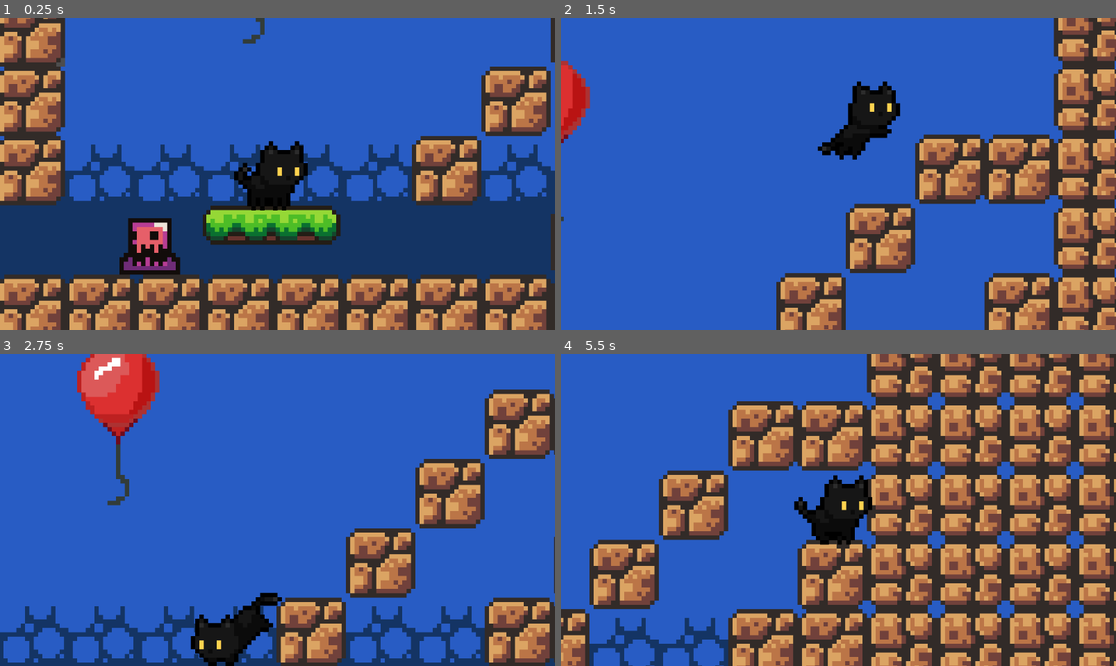
Above: before the commit, frames 1-4 (two rows, left to right).
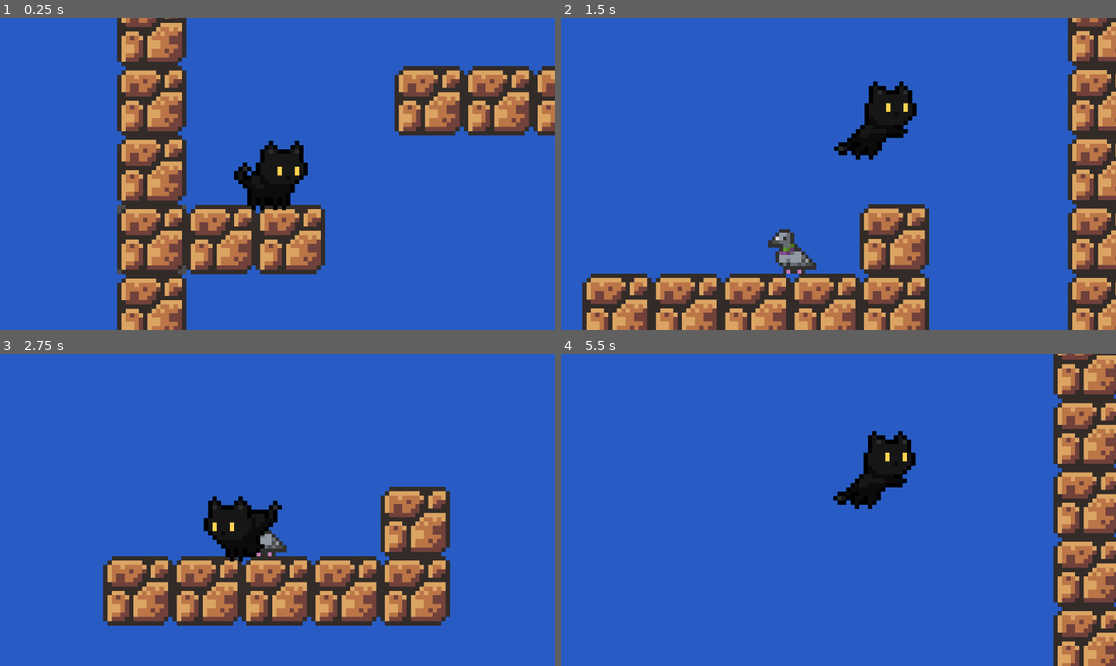
Above: after the commit, the same moments.

Repository: madgustoo/catja
Game: Godot game, scene res://main.tscn
Same seed, same stepped clock (60 frames per second), same inputs: the game is played once before the commit and once after it.
Inputs:
- Up to frame 1 (0.25 s): no input
- Up to frame 2 (1.5 s): hold Right (move_right) from 0.53 s (still down); tap Space (jump) at 0.6, 0.77, 1.07, 1.35 s
- Up to frame 3 (2.75 s): tap Space (jump) at 1.52, 1.82, 2.1 s; release Right (move_right) at 2.03 s; hold Left (move_left) from 2.03 s (still down)
- Up to frame 4 (5.5 s): release Left (move_left) at 2.78 s; hold Right (move_right) 2.78-4.28 s; tap Space (jump) at 2.85, 3.02, 3.32, 3.6, 3.77, 4.07, 4.35, 4.52, 4.82, 5.1 s; hold Left (move_left) 4.28-5.03 s; hold Right (move_right) from 5.03 s (still down)

The runs differ from the first frame. In frame 1, 67% of the frame differs, in the area x 0-100%, y 0-100%; in frame 2, 32%; in frame 3, 36%; in frame 4, 62%.

Commit message:
Added the bird

Diff:
--- /dev/null
+++ b/bird.gd
@@ -0,0 +1,60 @@
+extends CharacterBody2D
+
+@onready var animated_sprite: AnimatedSprite2D = $AnimatedSprite2D
+@onready var ray_cast_down: RayCast2D = $RayCastDown
+@onready var ray_cast_right: RayCast2D = $RayCastRight
+@onready var ray_cast_left: RayCast2D = $RayCastLeft
+
+enum State {
+	NORMAL,
+	FLYING,
+	FALLING
+}
+
+var state = State.NORMAL
+var direction = 1
+
+const SPEED = 50.0
+const JUMP_VELOCITY = -400.0
+const SMALL_JUMP = -100
+
+var jump_timer = 0.0
+var jump_interval_time = 1 # Time in seconds
+
+func _ready() -> void:
+	animated_sprite.flip_h = direction < 0
+
+func _physics_process(delta: float) -> void:
+	if not is_on_floor():
+		velocity += get_gravity() * delta
+	else:
+		velocity.x = 0
+
+	if ray_cast_right.is_colliding():
+		direction = -1
+	if ray_cast_left.is_colliding():
+		direction = 1
+
+	match state:
+		State.NORMAL:
+			animated_sprite.play("idle")
+			# Small hops
+			jump_timer -= delta
+			if jump_timer <= 0.0:
+				jump_timer = jump_interval_time
+				velocity.y = SMALL_JUMP
+				velocity.x = SPEED * direction
+			if !ray_cast_down.is_colliding():
+				state = State.FALLING
+		State.FALLING:
+			animated_sprite.play("flight")
+			if ray_cast_down.is_colliding():
+				state = State.NORMAL
+
+	animated_sprite.flip_h = direction < 0
+
+	move_and_slide()
+
+func _on_area_2d_body_entered(body: Node2D) -> void:
+	if body.is_in_group("Player"):
+		pass
--- a/bird.tscn
+++ b/bird.tscn
@@ -1,91 +1,62 @@
-[gd_scene load_steps=26 format=3 uid="uid://ddlmraiurij7u"]
+[gd_scene load_steps=18 format=3 uid="uid://ddlmraiurij7u"]
 
-[ext_resource type="Script" path="res://bird.gd" id="1_crnqq"]
-[ext_resource type="Texture2D" path="res://assets/sprites/bird/Pidgeon Sprite Sheet.png" id="2_j88tq"]
+[ext_resource type="Texture2D" uid="uid://dvumf42k5n3s" path="res://assets/sprites/pigeon.png" id="1_g5k2s"]
+[ext_resource type="Script" uid="uid://gkgmulgpj2n2" path="res://bird.gd" id="2_crnqq"]
+
+[sub_resource type="AtlasTexture" id="AtlasTexture_g5k2s"]
+atlas = ExtResource("1_g5k2s")
+region = Rect2(0, 96, 32, 32)
 
 [sub_resource type="AtlasTexture" id="AtlasTexture_cchwj"]
-atlas = ExtResource("2_j88tq")
-region = Rect2(0, 96, 32, 32)
+atlas = ExtResource("1_g5k2s")
+region = Rect2(32, 96, 32, 32)
 
 [sub_resource type="AtlasTexture" id="AtlasTexture_6ljjq"]
-atlas = ExtResource("2_j88tq")
-region = Rect2(32, 96, 32, 32)
+atlas = ExtResource("1_g5k2s")
+region = Rect2(64, 96, 32, 32)
 
 [sub_resource type="AtlasTexture" id="AtlasTexture_axl6x"]
-atlas = ExtResource("2_j88tq")
-region = Rect2(64, 96, 32, 32)
+atlas = ExtResource("1_g5k2s")
+region = Rect2(96, 96, 32, 32)
+
+[sub_resource type="AtlasTexture" id="AtlasTexture_crnqq"]
+atlas = ExtResource("1_g5k2s")
+region = Rect2(0, 0, 32, 32)
+
+[sub_resource type="AtlasTexture" id="AtlasTexture_j88tq"]
+atlas = ExtResource("1_g5k2s")
+region = Rect2(32, 0, 32, 32)
+
+[sub_resource type="AtlasTexture" id="AtlasTexture_2o5yp"]
+atlas = ExtResource("1_g5k2s")
+region = Rect2(64, 0, 32, 32)
+
+[sub_resource type="AtlasTexture" id="AtlasTexture_k3v35"]
+atlas = ExtResource("1_g5k2s")
+region = Rect2(96, 0, 32, 32)
 
 [sub_resource type="AtlasTexture" id="AtlasTexture_yr30m"]
-atlas = ExtResource("2_j88tq")
-region = Rect2(96, 96, 32, 32)
-
-[sub_resource type="AtlasTexture" id="AtlasTexture_2o5yp"]
-atlas = ExtResource("2_j88tq")
-region = Rect2(0, 0, 32, 32)
-
-[sub_resource type="AtlasTexture" id="AtlasTexture_k3v35"]
-atlas = ExtResource("2_j88tq")
-region = Rect2(32, 0, 32, 32)
+atlas = ExtResource("1_g5k2s")
+region = Rect2(0, 32, 32, 32)
 
 [sub_resource type="AtlasTexture" id="AtlasTexture_6nk3w"]
-atlas = ExtResource("2_j88tq")
-region = Rect2(64, 0, 32, 32)
+atlas = ExtResource("1_g5k2s")
+region = Rect2(32, 32, 32, 32)
 
 [sub_resource type="AtlasTexture" id="AtlasTexture_w265n"]
-atlas = ExtResource("2_j88tq")
-region = Rect2(96, 0, 32, 32)
+atlas = ExtResource("1_g5k2s")
+region = Rect2(64, 32, 32, 32)
 
 [sub_resource type="AtlasTexture" id="AtlasTexture_l2t0q"]
-atlas = ExtResource("2_j88tq")
-region = Rect2(0, 64, 32, 32)
-
-[sub_resource type="AtlasTexture" id="AtlasTexture_vab2h"]
-atlas = ExtResource("2_j88tq")
-region = Rect2(32, 64, 32, 32)
-
-[sub_resource type="AtlasTexture" id="AtlasTexture_548is"]
-atlas = ExtResource("2_j88tq")
-region = Rect2(64, 64, 32, 32)
-
-[sub_resource type="AtlasTexture" id="AtlasTexture_f430k"]
-atlas = ExtResource("2_j88tq")
-region = Rect2(96, 64, 32, 32)
-
-[sub_resource type="AtlasTexture" id="AtlasTexture_bn747"]
-atlas = ExtResource("2_j88tq")
-region = Rect2(0, 32, 32, 32)
-
-[sub_resource type="AtlasTexture" id="AtlasTexture_vox6r"]
-atlas = ExtResource("2_j88tq")
-region = Rect2(32, 32, 32, 32)
-
-[sub_resource type="AtlasTexture" id="AtlasTexture_a7h38"]
-atlas = ExtResource("2_j88tq")
-region = Rect2(64, 32, 32, 32)
-
-[sub_resource type="AtlasTexture" id="AtlasTexture_81qbw"]
-atlas = ExtResource("2_j88tq")
-region = Rect2(0, 96, 32, 32)
-
-[sub_resource type="AtlasTexture" id="AtlasTexture_qnuwx"]
-atlas = ExtResource("2_j88tq")
-region = Rect2(32, 96, 32, 32)
-
-[sub_resource type="AtlasTexture" id="AtlasTexture_a6rnj"]
-atlas = ExtResource("2_j88tq")
-region = Rect2(0, 32, 32, 32)
-
-[sub_resource type="AtlasTexture" id="AtlasTexture_06prv"]
-atlas = ExtResource("2_j88tq")
-region = Rect2(64, 32, 32, 32)
-
-[sub_resource type="AtlasTexture" id="AtlasTexture_ixa13"]
-atlas = ExtResource("2_j88tq")
+atlas = ExtResource("1_g5k2s")
 region = Rect2(96, 32, 32, 32)
 
 [sub_resource type="SpriteFrames" id="SpriteFrames_gpy27"]
 animations = [{
 "frames": [{
+"duration": 1.0,
+"texture": SubResource("AtlasTexture_g5k2s")
+}, {
 "duration": 1.0,
 "texture": SubResource("AtlasTexture_cchwj")
 }, {
@@ -94,9 +65,6 @@
 }, {
 "duration": 1.0,
 "texture": SubResource("AtlasTexture_axl6x")
-}, {
-"duration": 1.0,
-"texture": SubResource("AtlasTexture_yr30m")
 }],
 "loop": true,
 "name": &"flight",
@@ -104,10 +72,24 @@
 }, {
 "frames": [{
 "duration": 1.0,
+"texture": SubResource("AtlasTexture_crnqq")
+}, {
+"duration": 1.0,
+"texture": SubResource("AtlasTexture_j88tq")
+}, {
+"duration": 1.0,
 "texture": SubResource("AtlasTexture_2o5yp")
 }, {
 "duration": 1.0,
 "texture": SubResource("AtlasTexture_k3v35")
+}],
+"loop": true,
+"name": &"idle",
+"speed": 6.0
+}, {
+"frames": [{
+"duration": 1.0,
+"texture": SubResource("AtlasTexture_yr30m")
 }, {
 "duration": 1.0,
 "texture": SubResource("AtlasTexture_6nk3w")
@@ -117,79 +99,49 @@
 }, {
 "duration": 1.0,
 "texture": SubResource("AtlasTexture_l2t0q")
-}, {
-"duration": 1.0,
-"texture": SubResource("AtlasTexture_vab2h")
-}, {
-"duration": 1.0,
-"texture": SubResource("AtlasTexture_548is")
-}, {
-"duration": 1.0,
-"texture": SubResource("AtlasTexture_f430k")
-}, {
-"duration": 1.0,
-"texture": SubResource("AtlasTexture_bn747")
-}],
-"loop": true,
-"name": &"idle",
-"speed": 10.0
-}, {
-"frames": [{
-"duration": 1.0,
-"texture": SubResource("AtlasTexture_vox6r")
-}, {
-"duration": 1.0,
-"texture": SubResource("AtlasTexture_a7h38")
-}, {
-"duration": 1.0,
-"texture": SubResource("AtlasTexture_81qbw")
-}, {
-"duration": 1.0,
-"texture": SubResource("AtlasTexture_qnuwx")
-}],
-"loop": false,
-"name": &"start_flight",
-"speed": 5.0
-}, {
-"frames": [{
-"duration": 1.0,
-"texture": SubResource("AtlasTexture_a6rnj")
-}, {
-"duration": 1.0,
-"texture": SubResource("AtlasTexture_06prv")
-}, {
-"duration": 1.0,
-"texture": SubResource("AtlasTexture_ixa13")
 }],
 "loop": true,
 "name": &"walk",
-"speed": 5.0
+"speed": 10.0
 }]
 
-[sub_resource type="CircleShape2D" id="CircleShape2D_s7npx"]
-radius = 18.1108
+[sub_resource type="CircleShape2D" id="CircleShape2D_6nk3w"]
+radius = 4.0
 
-[sub_resource type="RectangleShape2D" id="RectangleShape2D_tsvpm"]
-size = Vector2(13, 11)
+[sub_resource type="CircleShape2D" id="CircleShape2D_crnqq"]
+radius = 20.0
 
 [node name="bird" type="CharacterBody2D"]
-script = ExtResource("1_crnqq")
+scale = Vector2(0.85, 0.85)
+collision_layer = 16
+collision_mask = 4
+script = ExtResource("2_crnqq")
 
 [node name="AnimatedSprite2D" type="AnimatedSprite2D" parent="."]
 sprite_frames = SubResource("SpriteFrames_gpy27")
 animation = &"idle"
+autoplay = "idle"
+frame_progress = 0.229541
+
+[node name="CollisionShape2D" type="CollisionShape2D" parent="."]
+position = Vector2(0, 2)
+shape = SubResource("CircleShape2D_6nk3w")
 
 [node name="Area2D" type="Area2D" parent="."]
 
 [node name="CollisionShape2D" type="CollisionShape2D" parent="Area2D"]
-shape = SubResource("CircleShape2D_s7npx")
+shape = SubResource("CircleShape2D_crnqq")
 
-[node name="Timer" type="Timer" parent="."]
+[node name="RayCastDown" type="RayCast2D" parent="."]
+target_position = Vector2(0, 16)
+collision_mask = 4
 
-[node name="CollisionShape2D" type="CollisionShape2D" parent="."]
-position = Vector2(0.5, -0.5)
-shape = SubResource("RectangleShape2D_tsvpm")
+[node name="RayCastRight" type="RayCast2D" parent="."]
+target_position = Vector2(14, 0)
+collision_mask = 4
 
-[connection signal="tree_entered" from="Area2D/CollisionShape2D" to="." method="_on_detection_body_entered"]
-[connection signal="tree_exited" from="Area2D/CollisionShape2D" to="." method="_on_detection_body_exited"]
-[connection signal="timeout" from="Timer" to="." method="_on_idle_timer_timeout"]
+[node name="RayCastLeft" type="RayCast2D" parent="."]
+target_position = Vector2(-14, 0)
+collision_mask = 4
+
+[connection signal="body_entered" from="Area2D" to="." method="_on_area_2d_body_entered"]
--- a/main.tscn
+++ b/main.tscn
@@ -10,6 +10,7 @@
 [ext_resource type="FontFile" uid="uid://bu8sw67wna7op" path="res://assets/fonts/PixelOperator8.ttf" id="8_5vw27"]
 [ext_resource type="Script" uid="uid://bkpj5jswqoewa" path="res://scripts/game_manager.gd" id="9_kek77"]
 [ext_resource type="PackedScene" uid="uid://bm2im00bd07oa" path="res://balloon.tscn" id="10_4c57u"]
+[ext_resource type="PackedScene" uid="uid://ddlmraiurij7u" path="res://bird.tscn" id="11_efxa6"]
 
 [sub_resource type="WorldBoundaryShape2D" id="WorldBoundaryShape2D_7mycd"]
 distance = -94.0
@@ -1659,7 +1660,7 @@
 autowrap_mode = 2
 
 [node name="Player" parent="." instance=ExtResource("1_ig7tw")]
-position = Vector2(-365, 165)
+position = Vector2(-393, 54)
 
 [node name="Camera2D" type="Camera2D" parent="Player"]
 position = Vector2(0, -8)
@@ -1674,9 +1675,9 @@
 collision_mask = 1
 
 [node name="CollisionShape2D" type="CollisionShape2D" parent="Killzone"]
-position = Vector2(-51, 324)
+position = Vector2(-323, 324)
 shape = SubResource("WorldBoundaryShape2D_7mycd")
-debug_color = Color(0.966772, 0.135364, 0.31688, 0.42)
+debug_color = Color(0.907048, 0.000125525, 0.74133, 0.42)
 
 [node name="Coins" type="Node" parent="."]
 
@@ -1713,7 +1714,7 @@
 
 [node name="TileMapLayer" type="TileMapLayer" parent="TileMaps"]
 position = Vector2(2, -8)
-tile_map_data = PackedByteArray("AAABAAMAAQAAAAAAAAACAAMAAQA …(17663 unchanged characters)… AFAAAAAADo/xEAAQAKAAMAAADn/xEAAQAJAAMAAAA=")
+tile_map_data = PackedByteArray("AAABAAMAAQAAAAAAAAACAAMAAQA …(17663 unchanged characters)… AFAAAAAADo/xEAAQAKAAMAAADn/xEAAQAJAAMAAADp/wIAAQABAAAAAADt/wIAAQABAAAAAADt/wEAAQABAAAAAAA=")
 tile_set = SubResource("TileSet_272bh")
 
 [node name="Mid" type="TileMapLayer" parent="TileMaps"]
@@ -1768,3 +1769,8 @@
 
 [node name="Slime2" parent="." instance=ExtResource("7_272bh")]
 position = Vector2(-399, 172)
+
+[node name="bird" parent="." instance=ExtResource("11_efxa6")]
+position = Vector2(-318, 17)
+
+[editable path="bird"]
--- a/player.tscn
+++ b/player.tscn
@@ -603,8 +603,8 @@
 animation = &"death"
 autoplay = "idle"
 
-[node name="RayCast2D" type="RayCast2D" parent="."]
-target_position = Vector2(0, 14)
+[node name="RayCastDown" type="RayCast2D" parent="."]
+target_position = Vector2(0, 60)
 
 [node name="CoyoteTimer" type="Timer" parent="."]
 wait_time = 0.15
--- a/project.godot
+++ b/project.godot
@@ -82,6 +82,7 @@
 2d_physics/layer_2="Items"
 2d_physics/layer_3="Ground"
 2d_physics/layer_4="Enemies"
+2d_physics/layer_5="NPC"
 2d_physics/canvas_textures/default_texture_filter=1
 
 [rendering]
--- a/scripts/player.gd
+++ b/scripts/player.gd
@@ -1,12 +1,12 @@
 extends CharacterBody2D
 
 @onready var animated_stripe = $AnimatedSprite2D
-@onready var ray_cast_down: RayCast2D = $RayCast2D
 @onready var coyote_timer: Timer = $CoyoteTimer
 @onready var camera: Camera2D = $Camera2D
 @onready var collision_shape: CollisionShape2D = $CollisionShape2D
 @onready var jump_buffer_timer: Timer = $JumpBufferTimer
 
+@onready var ray_cast_down: RayCast2D = $RayCastDown
 @onready var crouch_ray_cast_1: RayCast2D = $CrouchRayCast1
 @onready var crouch_ray_cast_2: RayCast2D = $CrouchRayCast2
 
@@ -39,7 +39,7 @@
 
 var facing_direction = 1 # Looking right by default
 var wall_direction = 0
-var elapsed_time = 0.0
+var elapsed_time = 0.0 # Time in seconds (delta is 1/60s)
 
 var isCrouchBlocked = false
 
@@ -51,7 +51,8 @@
 		return
 	state = State.DEATH
 	collision_shape.disabled = true
-	if velocity.y < MAX_FALL_SPEED:
+	if !ray_cast_down.is_colliding():
+		# Don't play death animation as he's falling
 		animated_stripe.play("death")
 
 func bounce(force: Vector2):
--- a/scripts/slime.gd
+++ b/scripts/slime.gd
@@ -1,7 +1,6 @@
 extends Node2D
 
 const SPEED = 30
-
 var direction = 1
 
 @onready var ray_cast_right: RayCast2D = $RayCastRight
Binary file added: assets/sprites/pigeon.png
Not shown, added: assets/sprites/pigeon.png.import
Not shown, added: bird.gd.uid
Not shown: 1 places in main.tscn that only renumber resources
Not shown, changed: assets/.DS_Store
